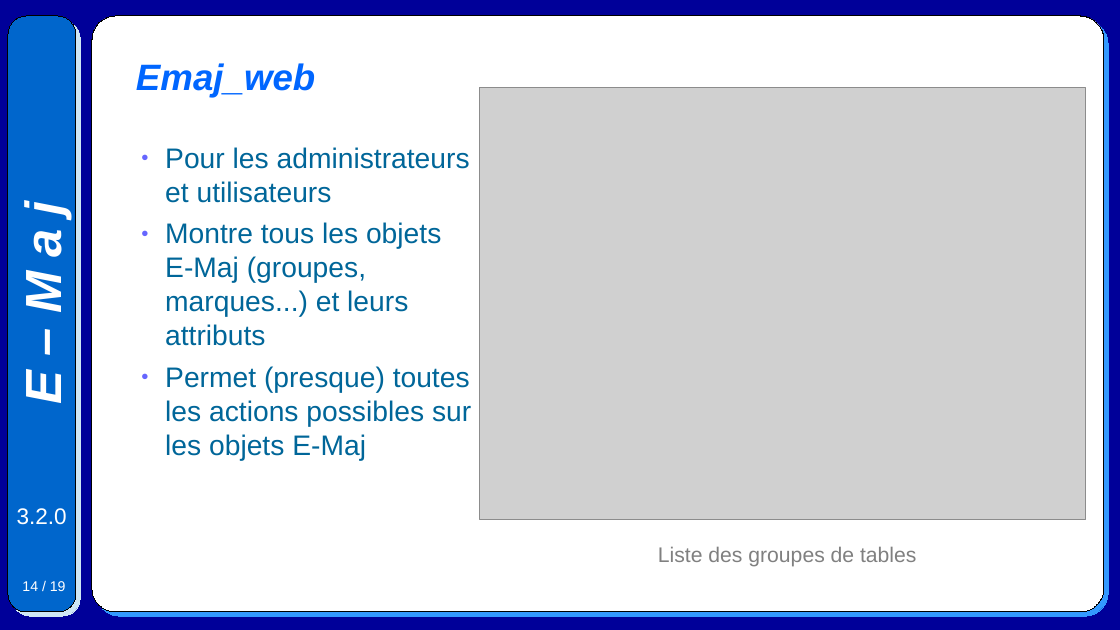
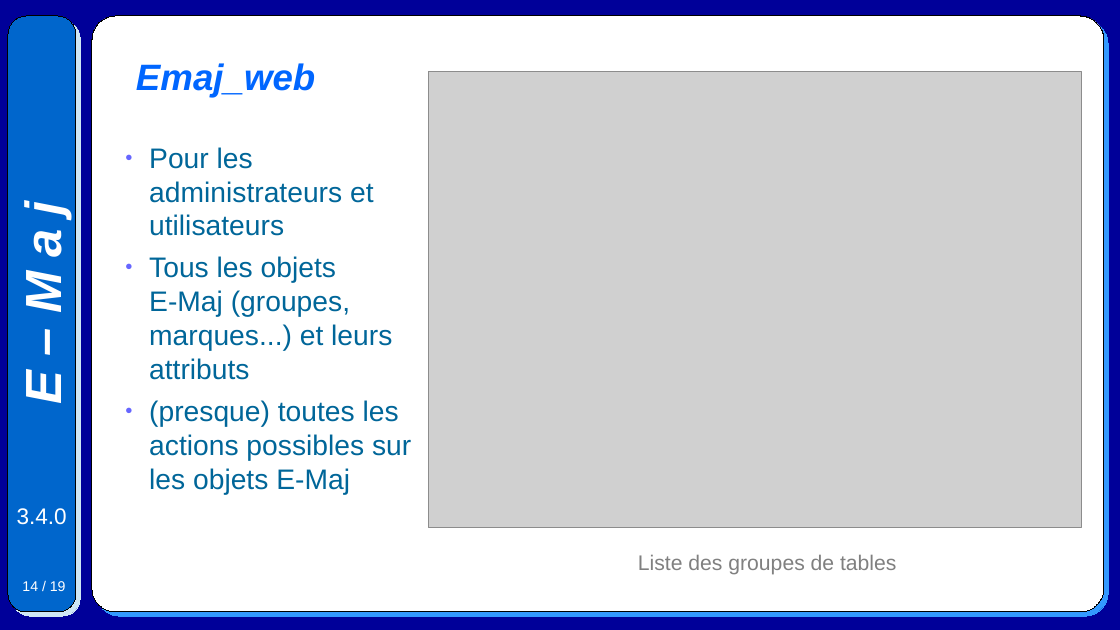
Before and after one commit to beaud76/emaj_doc, a slide deck: slide 14 of Emaj.devel_overview_fr.odp. Drawn at 1120x630 pixels with LibreOffice and Linux fonts; fonts in the diff are those of the drawing; grey boxes stand for pictures. Boxes give left, top, right and bottom in pixels: in the first picture for what was removed or moved away, otherwise in the second. Text is boxed around its words. In the diff, an @@ line names an element or a change of style, - is before the commit and + after.

```diff
--- a/Emaj.devel_overview_fr.odp
+++ b/Emaj.devel_overview_fr.odp
@@ picture: place and size @@
-picture at (480,88,1085,520)
+picture at (429,71,1082,527)
@@ text "Pour les administrateurs et utilisateurs": place and size @@
-text "Pour les administrateurs et utilisateurs" at (165,147,471,461)
+text "Pour les administrateurs et utilisateurs" at (149,147,411,495)
@@ text at (149,256,411,495): text changed @@
-● Montre tous les objets
-  E-Maj (groupes, marques...) et leurs attributs
-● Permet (presque) toutes les actions possibles sur les objets E-Maj
+● Tous les objets
+  E-Maj (groupes, marques...) et leurs attributs
+● (presque) toutes les actions possibles sur les objets E-Maj
@@ text at (17,508,67,525): text changed @@
-3.2.0
+3.4.0
@@ text "Liste des groupes de tables": place and size @@
-text "Liste des groupes de tables" at (658,546,916,567)
+text "Liste des groupes de tables" at (638,554,896,575)
```
Also in this commit, not shown: 17 other slides changed, 5 other files.
